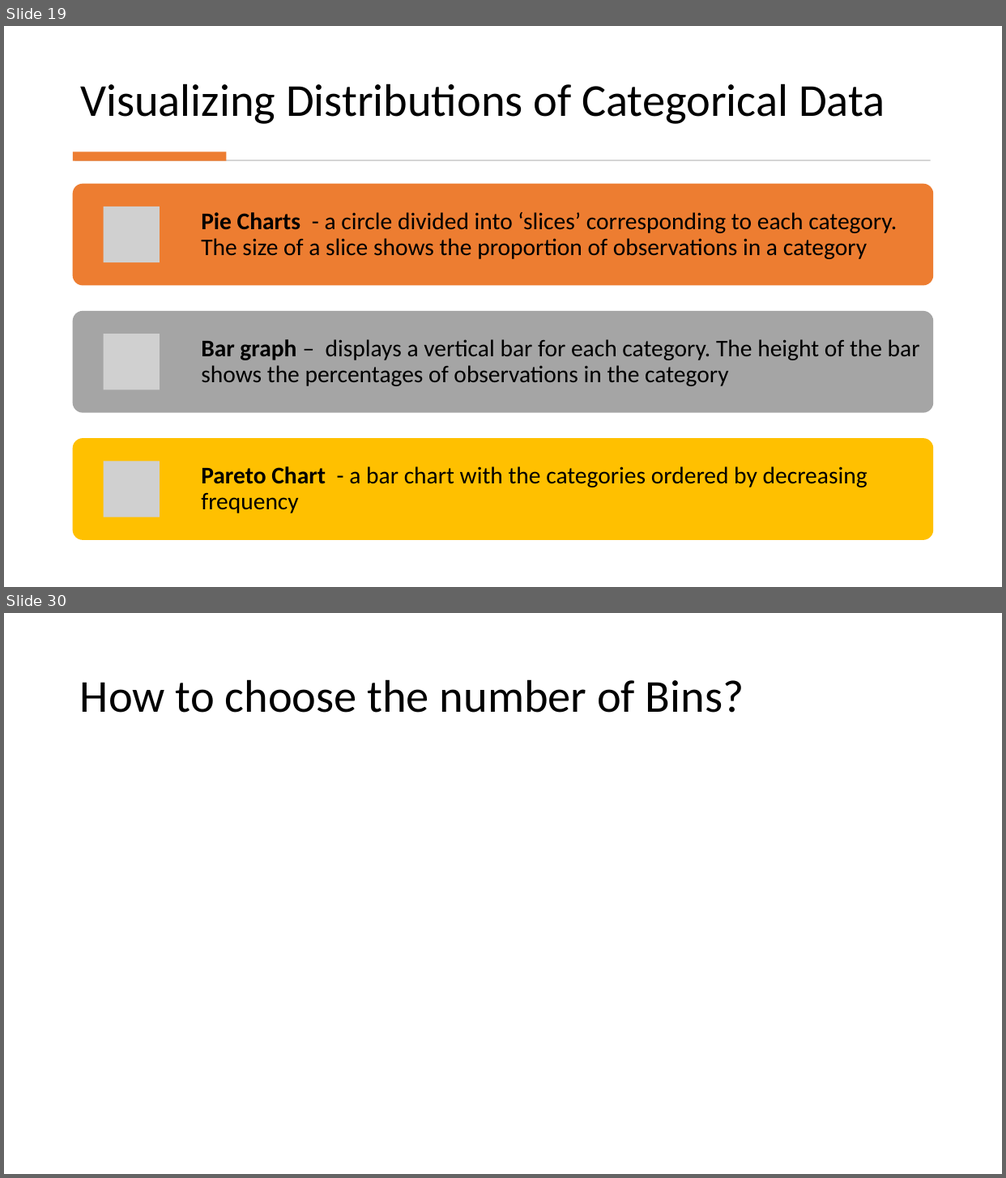
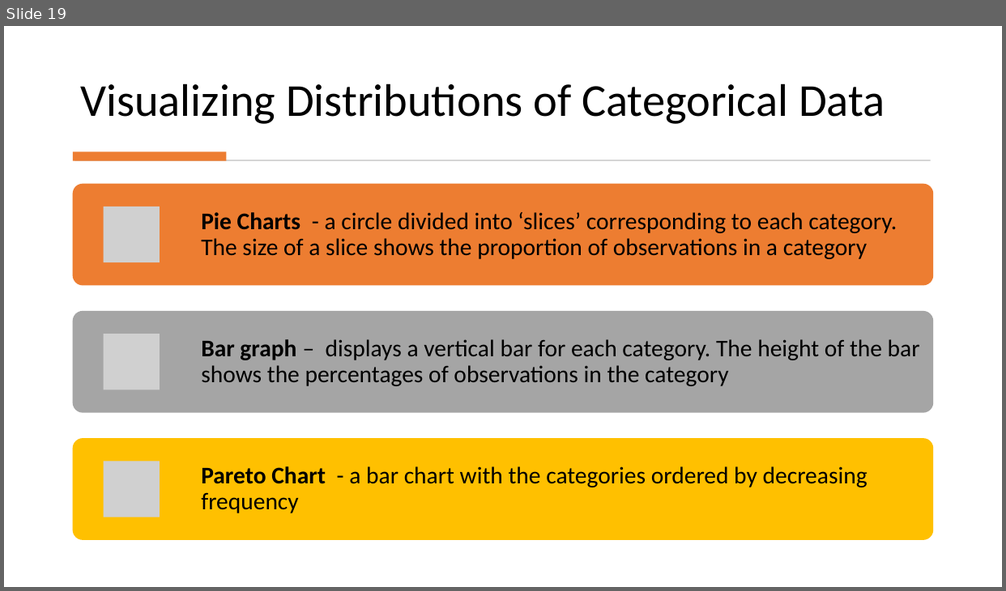
Before and after one commit to Jarred6068/Kvamme_UI_STAT251, a slide deck: docs/lecture_slides/Week 2/Week2_Lecture3_Slides_1_19_2024.pptx. Shown one above the other, each under a label of ours: slides 19 and 30 before the commit, slide 19 after it; the slides between them are not shown. The pictures are 1006x1178 and 1006x591 pixels, drawn with LibreOffice and Linux fonts; fonts in the diff are those of the drawing; grey boxes stand for pictures. Boxes give left, top, right and bottom in pixels: in the first picture for what was removed or moved away, otherwise in the second. Text is boxed around its words. In the diff, an @@ line names an element or a change of style, - is before the commit and + after.

```diff
--- a/docs/lecture_slides/Week 2/Week2_Lecture3_Slides_1_19_2024.pptx
+++ b/docs/lecture_slides/Week 2/Week2_Lecture3_Slides_1_19_2024.pptx
@@ slide 30 removed at (4,613,1002,1174), background #FFFFFF @@
@@ title removed at (80,679,744,713) @@
-How to choose the number of Bins?
```
Also in this commit, not shown: 12 other slides removed, 52 other files.
